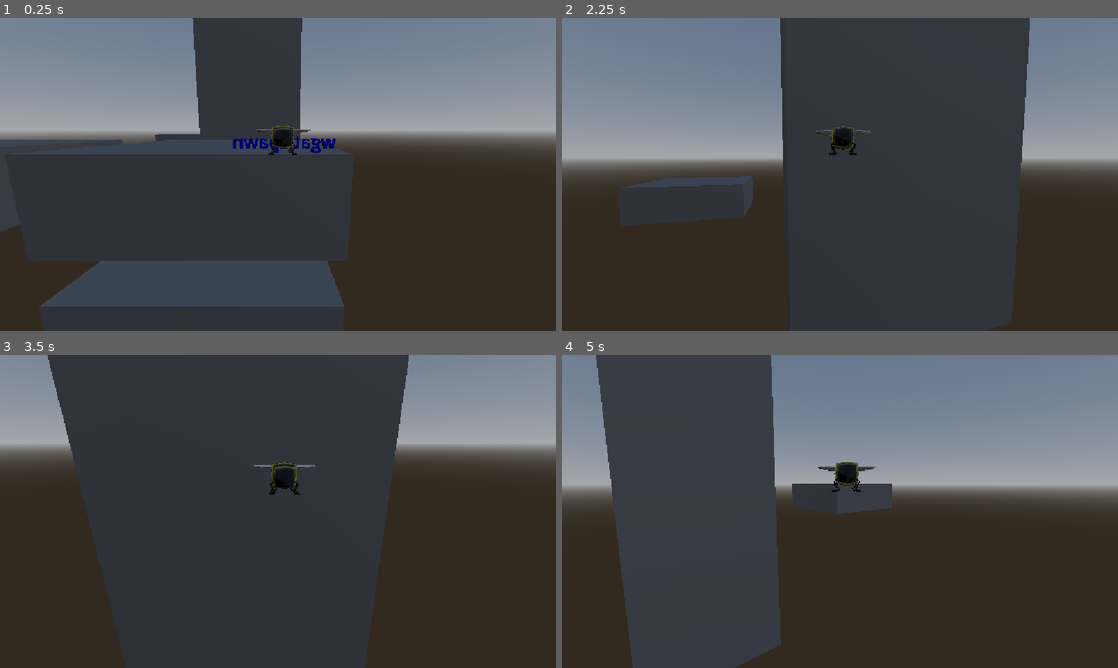
Above: before the commit, frames 1-4 (two rows, left to right).
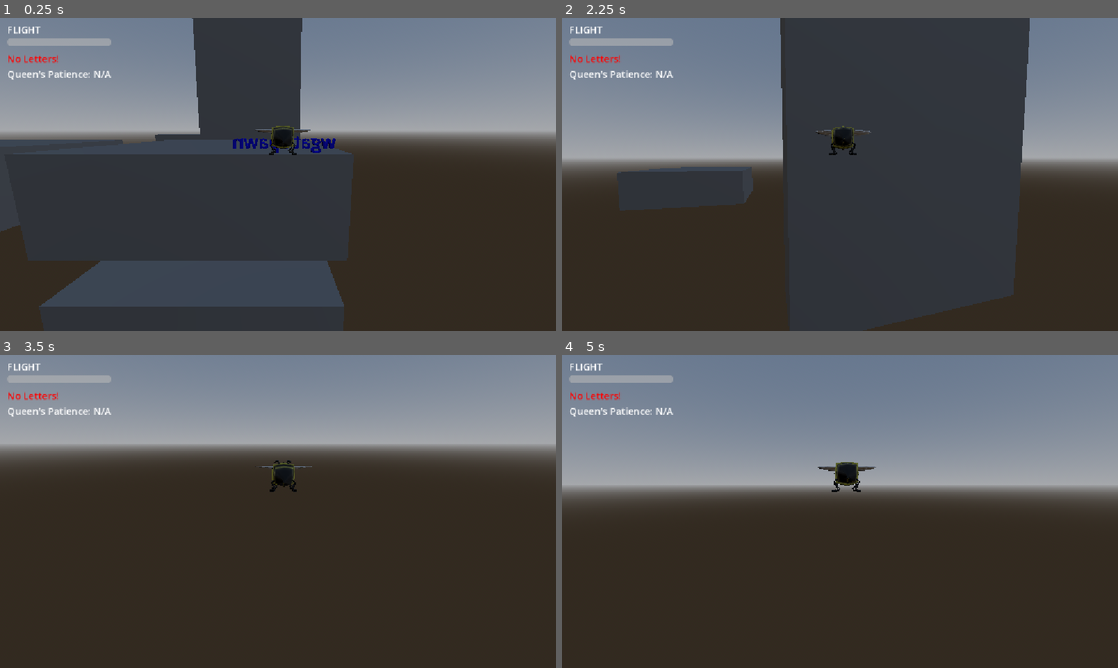
Above: after the commit, the same moments.

Repository: GunterJr/game-jam-feb
Game: Godot game, scene res://scenes/areas/movement-testing.tscn
Two runs of this game, one before a commit and one after it. Both use one fixed random seed, a clock stepped at 60 frames per second and the inputs below. Sound files missing from this copy of the repository are replaced by a short silence.
Inputs (mouse positions are in pixels of both pictures, inside the frame that each line leads up to):
- Up to frame 1 (0.25 s): no input
- Up to frame 2 (2.25 s): tap Enter at 0.5 s; move the mouse to (867, 174) at 0.52 s; hold W (forward) from 0.53 s (still down); tap Shift (dash) at 0.6, 1.35, 2.1 s; click (867, 174) at 0.67 s; tap Space (jump) at 0.77, 1.52 s; move the mouse to (812, 174) at 1.27 s; move the mouse to (851, 168) at 2.02 s
- Up to frame 3 (3.5 s): keep holding W (forward); move the mouse to (272, 517) at 2.77 s; tap Shift (dash) at 2.85 s; click (272, 517) at 2.92 s; tap Space (jump) at 3.02 s
- Up to frame 4 (5 s): keep holding W (forward); move the mouse to (878, 514) at 3.52 s; tap Shift (dash) at 3.6, 4.35 s; tap Space (jump) at 3.77, 4.52 s; move the mouse to (795, 508) at 4.27 s

The runs differ from the first frame. In frame 1, 0.9% of the frame differs, in the area x 1-20%, y 2-20%; in frame 2, 3.7%; in frame 3, 33%, in the area x 1-74%, y 0-100%; in frame 4, 29%.

Commit message:
benson: liberate from GUI and GameManager
- benson uses signals to communicate w/ external nodes
- add GUI instance to testing scene

Diff:
--- a/scenes/areas/movement-testing.tscn
+++ b/scenes/areas/movement-testing.tscn
@@ -3,6 +3,7 @@
 [ext_resource type="PackedScene" uid="uid://b3lnfnn3odxmx" path="res://scenes/actors/benson.tscn" id="1_0kmkr"]
 [ext_resource type="PackedScene" uid="uid://d3w30uoyca4fd" path="res://scenes/objects/honey-ball.tscn" id="3_18mwh"]
 [ext_resource type="PackedScene" uid="uid://c6dlgb1usn7cx" path="res://scenes/objects/player-spawn.tscn" id="3_64h5n"]
+[ext_resource type="PackedScene" uid="uid://368t47su1g8u" path="res://scenes/misc/gui.tscn" id="4_64h5n"]
 
 [sub_resource type="BoxShape3D" id="BoxShape3D_5hakr"]
 size = Vector3(3, 1, 3)
@@ -122,3 +123,5 @@
 
 [node name="Spawnpoint" parent="." unique_id=71272684 instance=ExtResource("3_64h5n")]
 transform = Transform3D(1, 0, 0, 0, 1, 0, 0, 0, 1, -0.9007504, 0.09811757, -1.4054432)
+
+[node name="GUI" parent="." unique_id=901090881 instance=ExtResource("4_64h5n")]
--- a/scripts/benson.gd
+++ b/scripts/benson.gd
@@ -11,6 +11,11 @@
 @export var max_flight_speed: float = 4
 
 @export var dash_velocity: float = 10
+
+# Signals
+signal flight_time_changed
+signal died
+
 var flying : bool = false
 var current_flight_time: float = 0:
 	set(val):
@@ -18,6 +23,7 @@
 		current_flight_time = min(current_flight_time, flight_time)
 		## TODO: sponge
 		# GUI.update_flight(current_flight_time)
+		flight_time_changed.emit()
 
 var current_velocity : Vector3 = Vector3(0, 0, 0)
 
@@ -37,7 +43,7 @@
 	if spawnpoint:
 		position = spawnpoint.position
 
-func die():
+func die() -> void:
 	death_sound.play()
 	visible = false
 	speed = 0
@@ -45,10 +51,9 @@
 	dash_velocity = 0
 	## TODO: sponge
 	# GameManager.game_over()
+	died.emit()
 
 func _ready() -> void:
-
-	# GUI.visible = true
 	Input.mouse_mode = Input.MOUSE_MODE_CAPTURED
 	up_direction = Vector3.UP
 	respawn()
@@ -62,13 +67,12 @@
 
 	velocity = current_velocity
 
-	# Add the gravity.
-
 	if Input.is_action_just_pressed("reset"):
 		respawn()
 
-	if not is_on_floor() and !is_on_wall_only(): # why? -connor
-		var gravity_strength := get_gravity().length()
+	# Add the gravity.
+	if not is_on_floor():
+		var gravity_strength : float = get_gravity().length()
 		velocity += -up_direction * gravity_strength * delta
 
 	if Input.is_action_just_pressed("ui_cancel"):
@@ -108,17 +112,17 @@
 	if input_vector != Vector2.ZERO:
 		input_vector = input_vector.normalized()
 
-		var camera_basis = camarm.global_transform.basis
+		var camera_basis : Basis = camarm.global_transform.basis
 
-		var forward = -camera_basis.z
+		var forward : Vector3 = -camera_basis.z
 		forward.y = 0
 		forward = forward.normalized()
 
-		var right = camera_basis.x
+		var right : Vector3 = camera_basis.x
 		right.y = 0
 		right = right.normalized()
 
-		var move_direction = (input_vector.x * right + input_vector.y * forward).normalized()
+		var move_direction : Vector3 = (input_vector.x * right + input_vector.y * forward).normalized()
 
 		if is_on_floor() and up_direction == Vector3.UP:
 			velocity.x += move_direction.x * speed * delta
@@ -127,7 +131,7 @@
 			velocity.x += move_direction.x * flight_speed * delta
 			velocity.z += move_direction.z * flight_speed * delta
 
-		var target_angle := Vector3.BACK.signed_angle_to(move_direction, Vector3.UP)
+		var target_angle : float = Vector3.BACK.signed_angle_to(move_direction, Vector3.UP)
 		body.global_rotation.y = lerp_angle(target_angle, body.global_rotation.y, 0.6)
 
 		#handle dash
@@ -153,5 +157,5 @@
 
 ## "Refreshes" the players flight time. This method could techincally be placed
 ## in any object that "flys".
-func refresh():
+func refresh() -> void:
 	current_flight_time = 0
--- a/scripts/gui.gd
+++ b/scripts/gui.gd
@@ -24,7 +24,8 @@
 
 func show_letter():
 	if num_letters > 1:
-		letter.text = GameManager.held_letters.back().contents
+		# TODO: sponge
+		# letter.text = GameManager.held_letters.back().contents
 		$open.play()
 		return
 	letter_sprite.visible = true
@@ -33,12 +34,12 @@
 	tween.tween_property(letter_sprite, "position", Vector2(-84.0, 0.0), 0.5)
 	tween.tween_callback(letter_sprite.play.bind("open"))
 	await letter_sprite.animation_finished
-	letter.text = GameManager.held_letters.back().contents
+	# TODO: letter.text = GameManager.held_letters.back().contents
 
 func close_letter():
 	letter.text = ""
-	if GameManager.gaming:
-		$close.play()
+	# if GameManager.gaming:
+	# 	$close.play()
 	var tween : Tween = get_tree().create_tween()
 	tween.tween_callback(letter_sprite.play.bind("close"))
 	await letter_sprite.animation_finished
